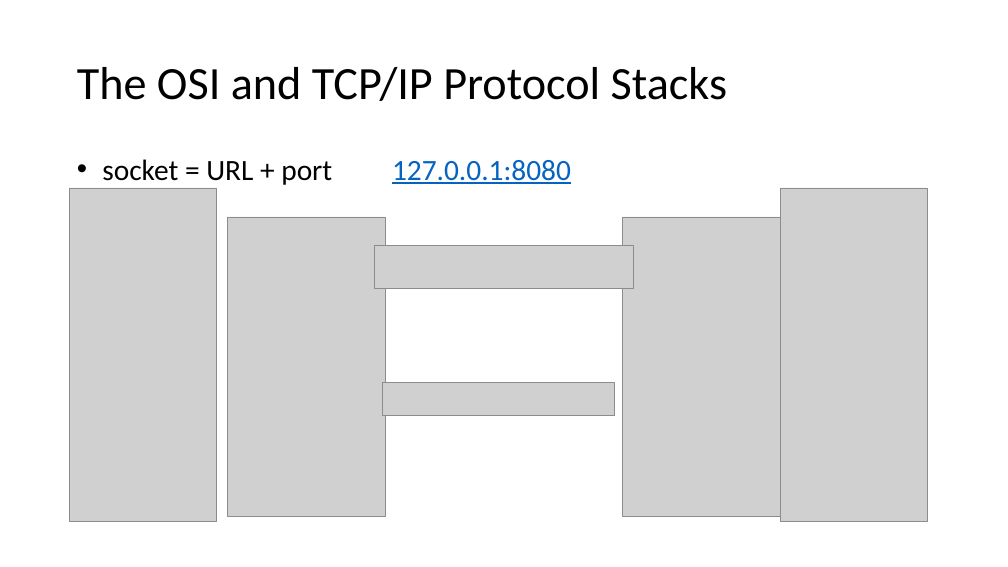
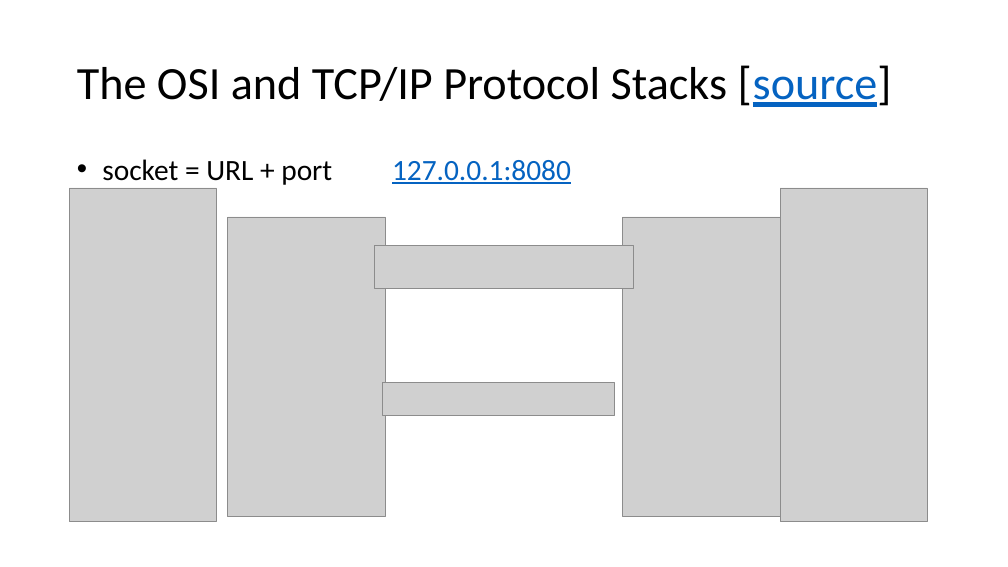
Before and after one commit to marilynwaldman/course, a slide deck: slide 10 of Hadoop/01-OperatingSystems.pptx. Drawn at 1008x567 pixels with LibreOffice and Linux fonts; fonts in the diff are those of the drawing; grey boxes stand for pictures. Boxes give left, top, right and bottom in pixels: in the first picture for what was removed or moved away, otherwise in the second. Text is boxed around its words. In the diff, an @@ line names an element or a change of style, - is before the commit and + after.

```diff
--- a/Hadoop/01-OperatingSystems.pptx
+++ b/Hadoop/01-OperatingSystems.pptx
@@ title at (77, 65, 892, 107): text changed @@
-The OSI and TCP/IP Protocol Stacks
+The OSI and TCP/IP Protocol Stacks [source]
```
Also in this commit, not shown: 6 other slides changed, 1 other file.
